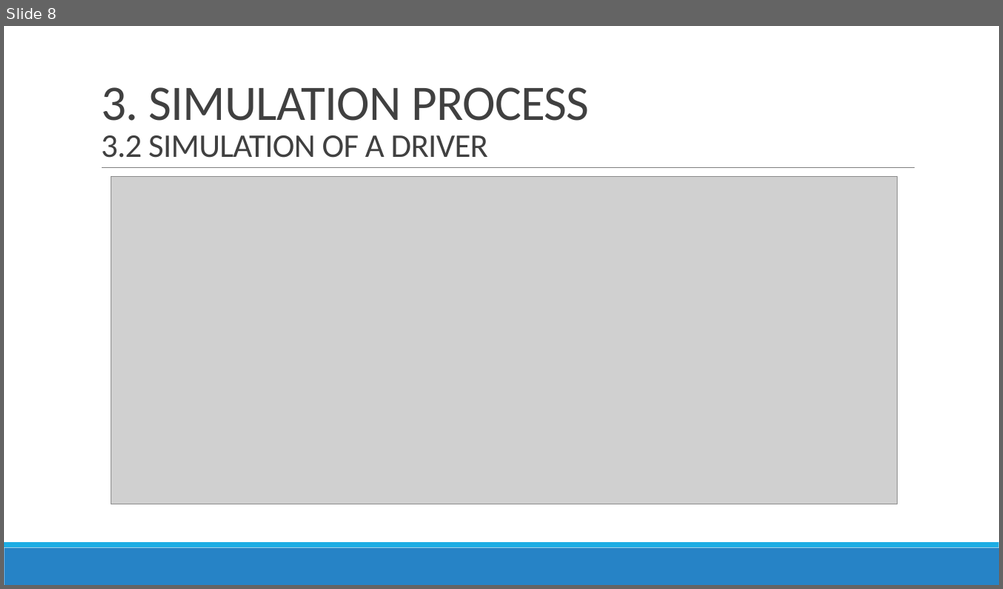
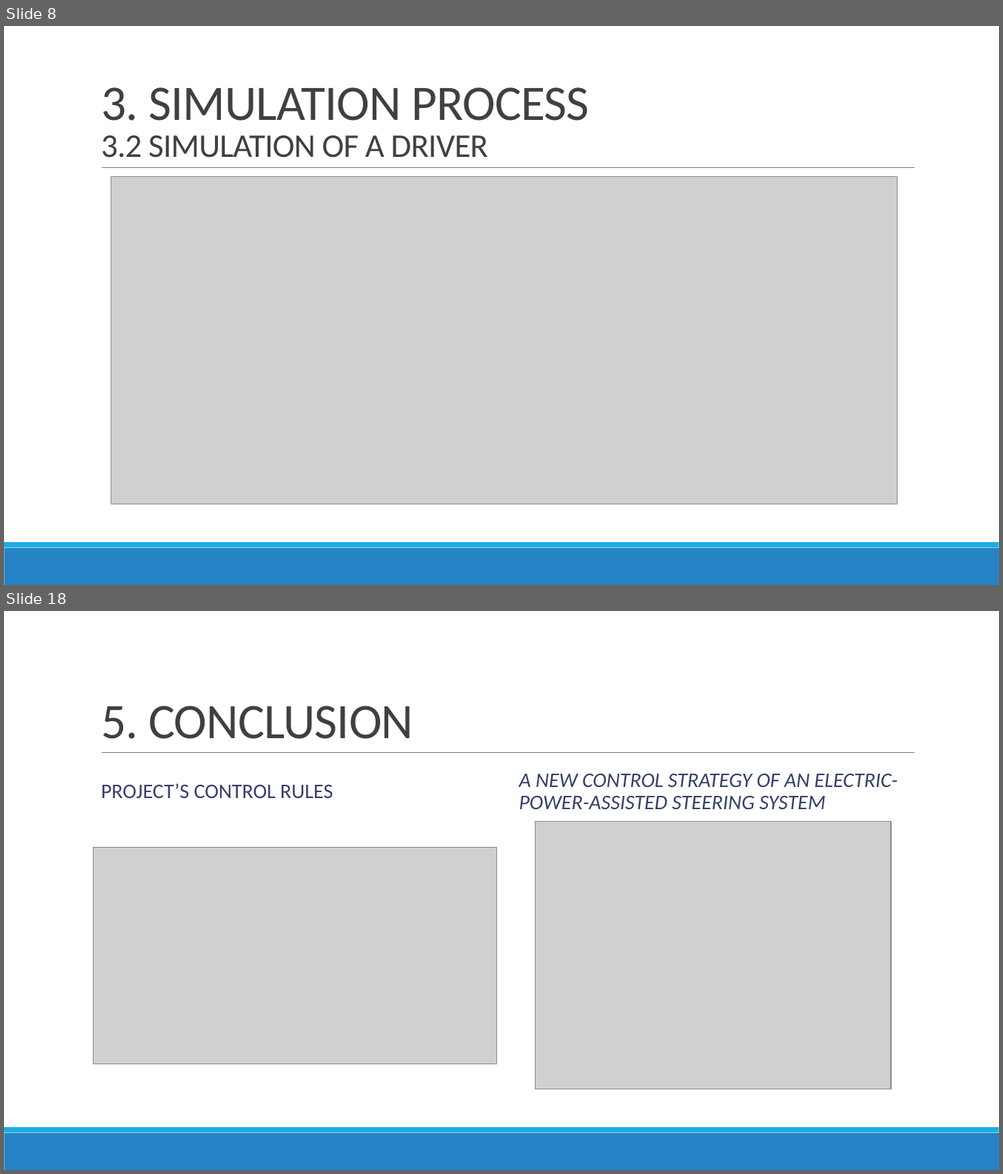
Before and after one commit to Bminhhh/CapsoneProject, a slide deck: duy/CAPSTONE PROJECT/CAPSTONE PROJECT REPORT.pptx. Shown one above the other, each under a label of ours: slide 8 before the commit, slides 8 and 18 after it; the slides between them are not shown. The pictures are 1003x589 and 1003x1174 pixels, drawn with LibreOffice and Linux fonts; fonts in the diff are those of the drawing; grey boxes stand for pictures. Boxes give left, top, right and bottom in pixels: in the first picture for what was removed or moved away, otherwise in the second. Text is boxed around its words. In the diff, an @@ line names an element or a change of style, - is before the commit and + after.

```diff
--- a/duy/CAPSTONE PROJECT/CAPSTONE PROJECT REPORT.pptx
+++ b/duy/CAPSTONE PROJECT/CAPSTONE PROJECT REPORT.pptx
@@ slide 18 added at (4,611,999,1170), background #FFFFFF; not listed: 3 template elements that a slide beside it also shows @@
@@ title added at (101,706,413,739), 48 pt, text #404040 @@
+5. CONCLUSION
@@ text added at (101,783,333,798), 20 pt, text #344068 @@
+PROJECT’S CONTROL RULES
@@ text added at (519,774,898,809), 20 pt, text #344068, italic @@
+A NEW CONTROL STRATEGY OF AN ELECTRIC-POWER-ASSISTED STEERING SYSTEM
@@ picture added at (535,821,891,1089) @@
@@ picture added at (94,848,496,1065) @@
```
Also in this commit, not shown: 7 slides changed, 6 other slides added, 7 other files.
